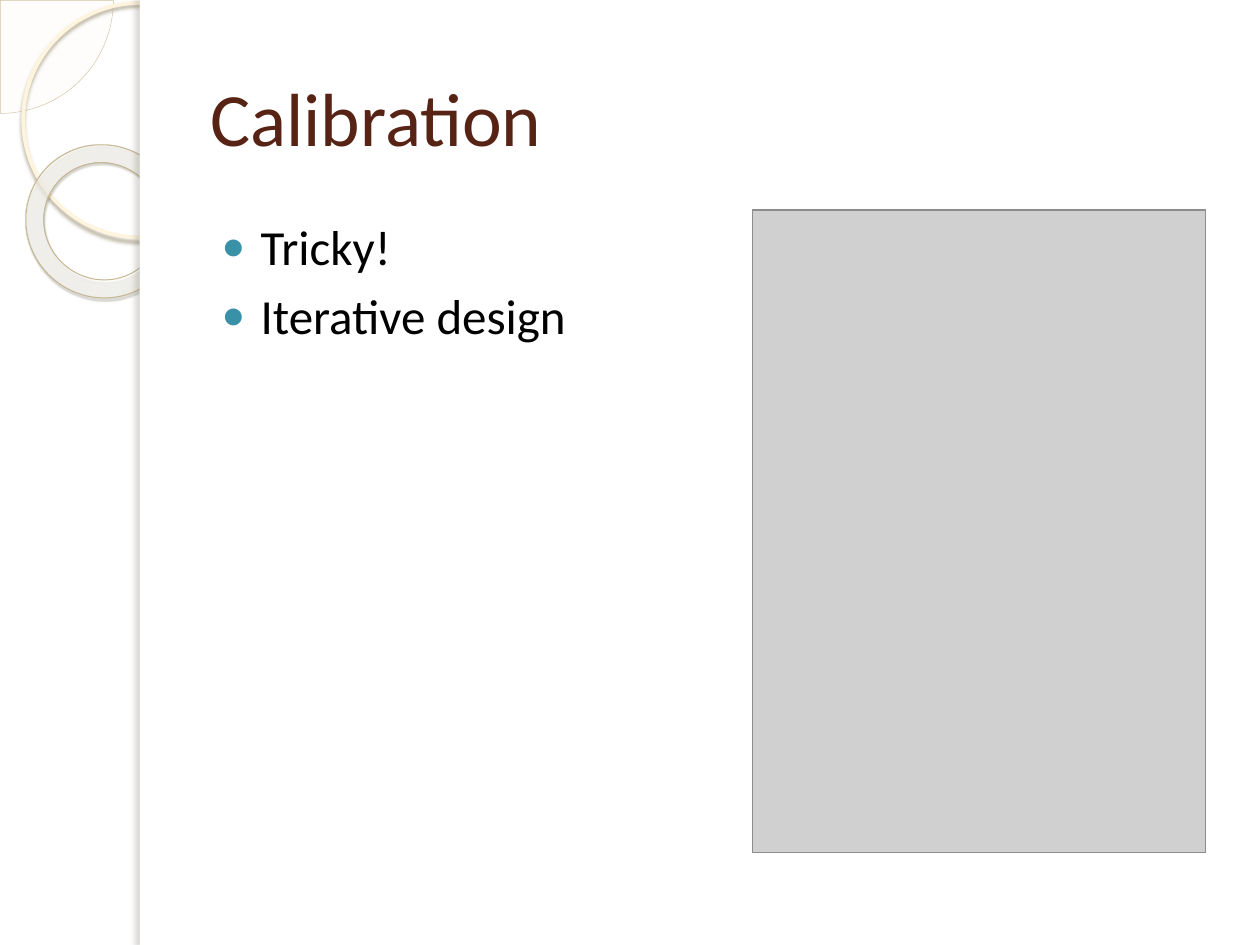
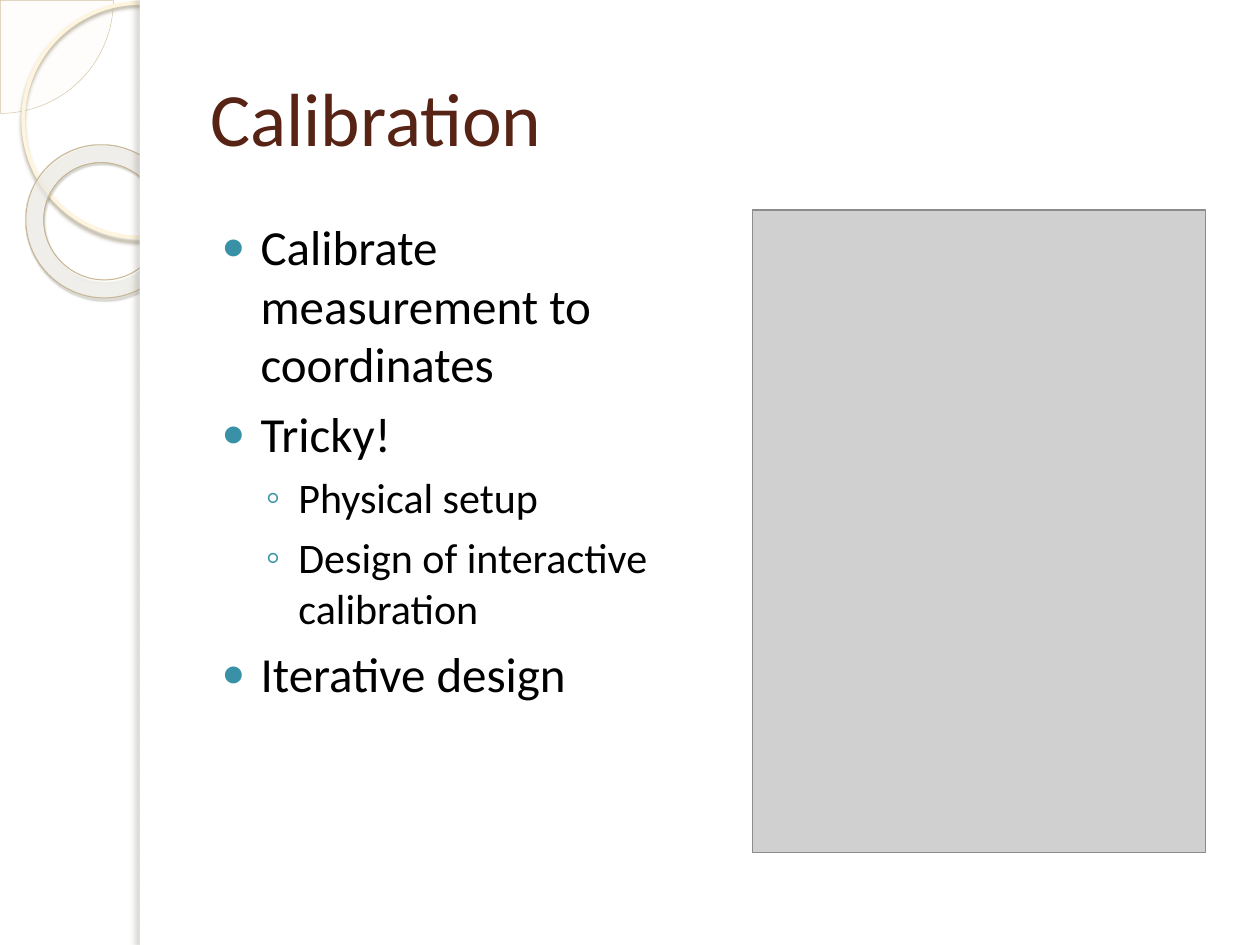
Before and after one commit to jakelamotta/master_thesis, a slide deck: slide 8 of presentations/presentation_1.pptx (slide 7 before the commit). Drawn at 1260x945 pixels with LibreOffice and Linux fonts; fonts in the diff are those of the drawing; grey boxes stand for pictures; background and template pictures are left out. Boxes give left, top, right and bottom in pixels: in the first picture for what was removed or moved away, otherwise in the second. Text is boxed around its words. In the diff, an @@ line names an element or a change of style, - is before the commit and + after.

```diff
--- a/presentations/presentation_1.pptx
+++ b/presentations/presentation_1.pptx
@@ text at box(261, 231, 591, 383): paragraph added @@
+● Calibrate measurement to coordinates
@@ text at box(298, 483, 647, 625): paragraphs added @@
+  ◦ Physical setup
+  ◦ Design of interactive calibration
```
Also in this commit, not shown: 4 other slides changed, 2 slides added, 1 slide removed.
